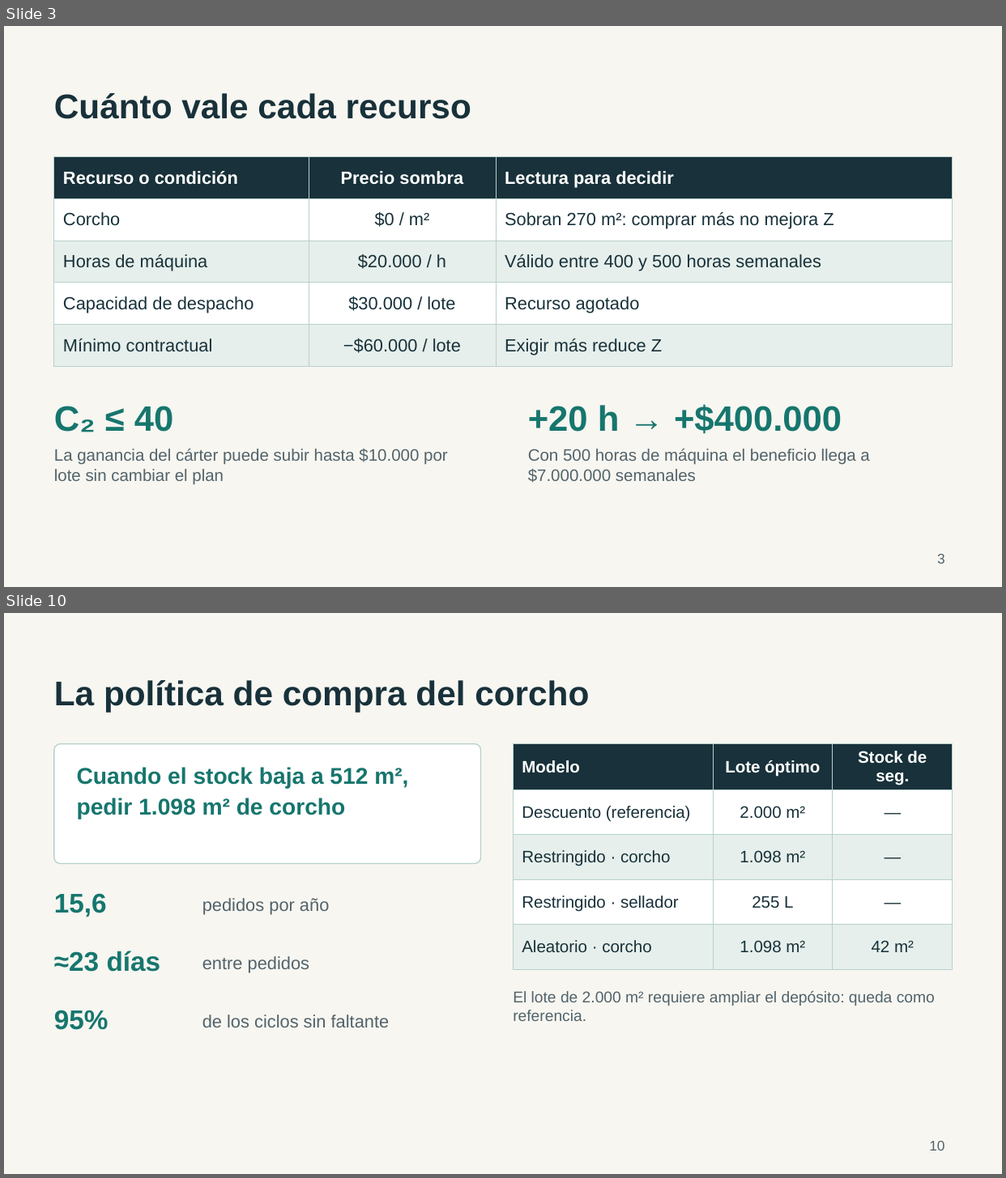
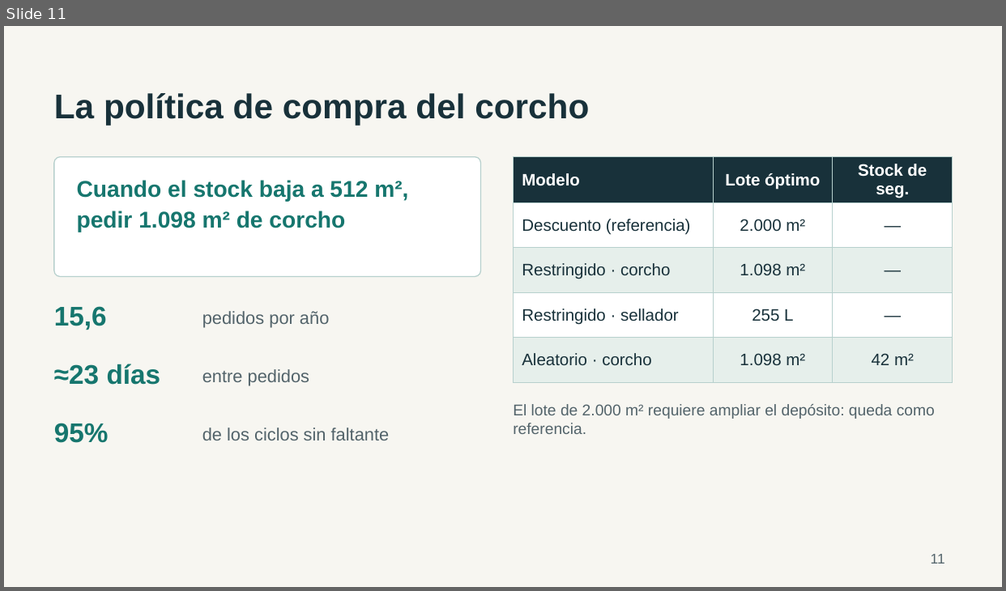
Before and after one commit to JuanBonadeo/utn_brain, a slide deck: materias/IO/entregables/etapa3/IO_402_Grupo1_Etapa3_Presentacion.pptx. Shown one above the other, each under a label of ours: slides 3 and 10 before the commit, slide 11 after it; the slides between them are not shown. The pictures are 1006x1178 and 1006x591 pixels, drawn with LibreOffice and Linux fonts; fonts in the diff are those of the drawing. Boxes give left, top, right and bottom in pixels: in the first picture for what was removed or moved away, otherwise in the second. Text is boxed around its words. In the diff, an @@ line names an element or a change of style, - is before the commit and + after.

```diff
--- a/materias/IO/entregables/etapa3/IO_402_Grupo1_Etapa3_Presentacion.pptx
+++ b/materias/IO/entregables/etapa3/IO_402_Grupo1_Etapa3_Presentacion.pptx
@@ slide 3 removed at (x1=4, y1=26, x2=1002, y2=587), background #F7F6F1 @@
@@ title removed at (x1=54, y1=93, x2=471, y2=119) @@
-Cuánto vale cada recurso
@@ table removed at (x1=54, y1=157, x2=953, y2=358), 5 rows, 3 columns @@
-Recurso o condición | Precio sombra | Lectura para decidir
-Corcho | $0 / m² | Sobran 270 m²: comprar más no mejora Z
-Horas de máquina | $20.000 / h | Válido entre 400 y 500 horas semanales
-Capacidad de despacho | $30.000 / lote | Recurso agotado
-Mínimo contractual | −$60.000 / lote | Exigir más reduce Z
@@ text removed at (x1=54, y1=406, x2=174, y2=433) @@
-C₂ ≤ 40
@@ text removed at (x1=528, y1=404, x2=842, y2=434) @@
-+20 h → +$400.000
@@ text removed at (x1=54, y1=449, x2=448, y2=485) @@
-La ganancia del cárter puede subir hasta $10.000 por lote sin cambiar el plan
@@ text removed at (x1=528, y1=449, x2=869, y2=483) @@
-Con 500 horas de máquina el beneficio llega a $7.000.000 semanales
@@ page number removed at (x1=937, y1=554, x2=945, y2=564) @@
-3
@@ what was slide 10 is now slide 11 @@
@@ page number at (x1=931, y1=554, x2=945, y2=564): text changed @@
-10
+11
```
Also in this commit, not shown: 7 slides changed, 4 slides added, 3 other slides removed, 1 other file.
